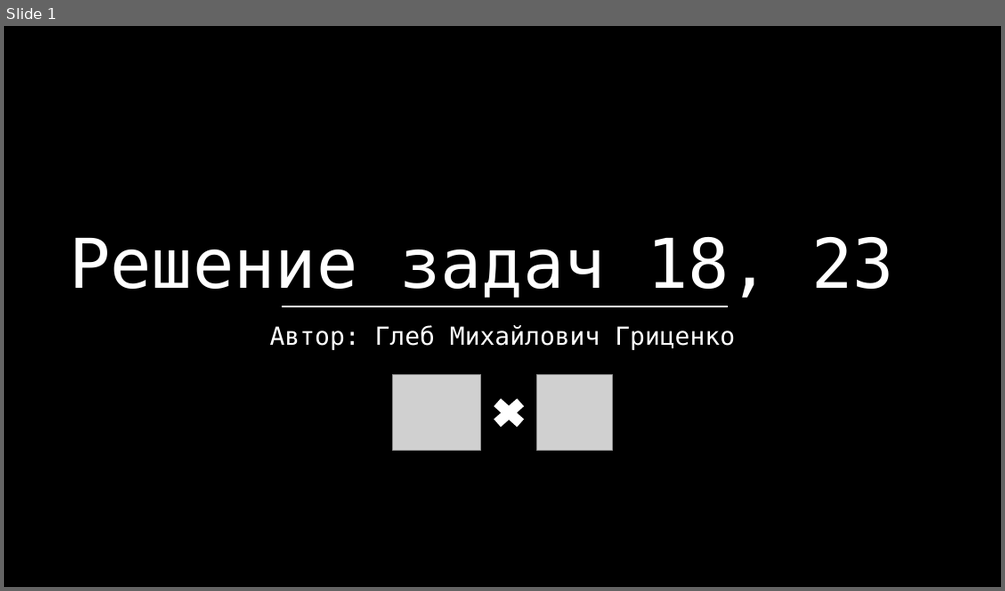
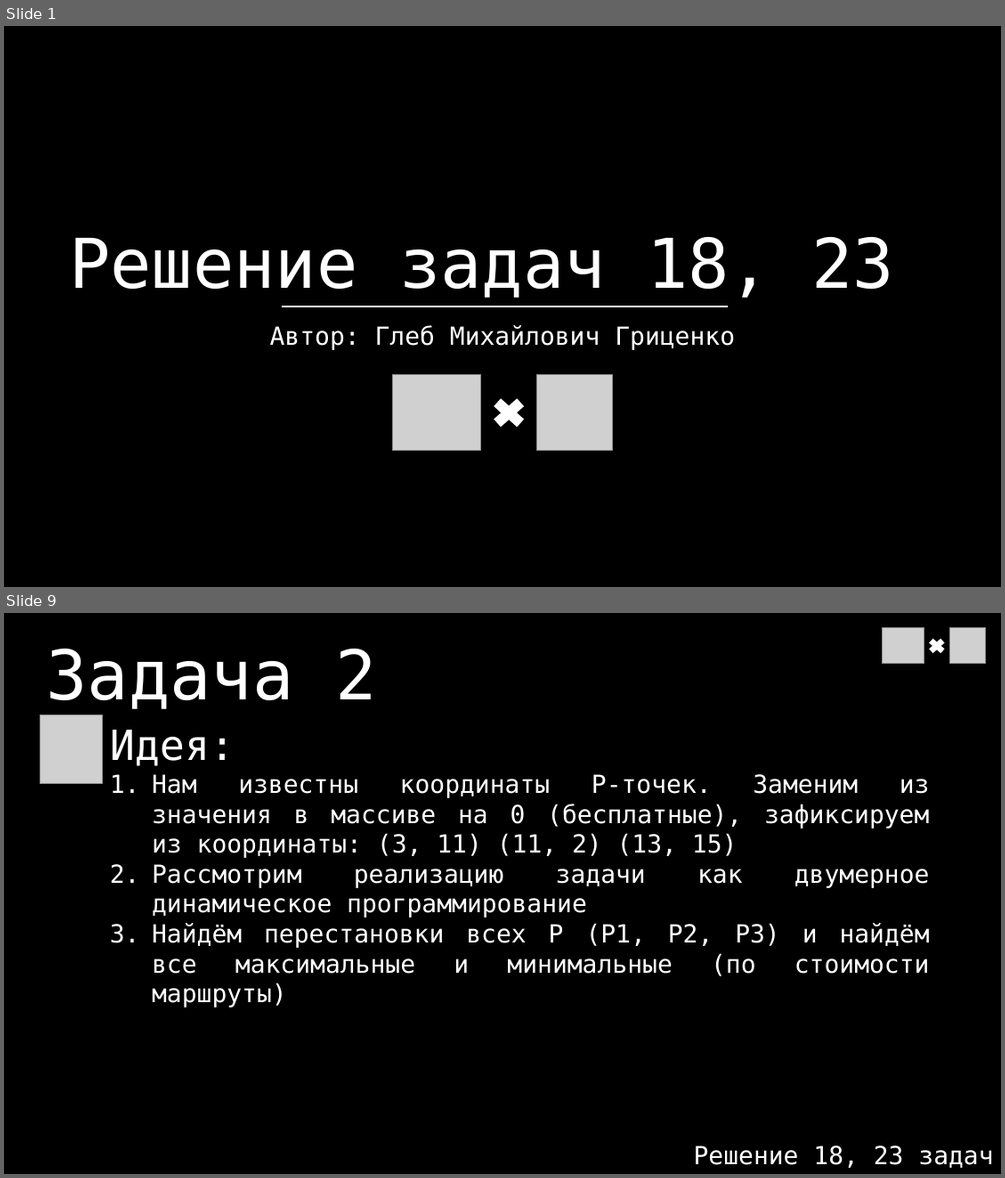
Before and after one commit to glebocrew/TI_1, a slide deck: Presentation.pptx. Shown one above the other, each under a label of ours: slide 1 before the commit, slides 1 and 9 after it; the slides between them are not shown. The pictures are 1005x591 and 1005x1178 pixels, drawn with LibreOffice and Linux fonts; fonts in the diff are those of the drawing; grey boxes stand for pictures. Boxes give left, top, right and bottom in pixels: in the first picture for what was removed or moved away, otherwise in the second. Text is boxed around its words. In the diff, an @@ line names an element or a change of style, - is before the commit and + after.

```diff
--- a/Presentation.pptx
+++ b/Presentation.pptx
@@ slide 9 added at (x1=4, y1=613, x2=1001, y2=1174), background #000000 @@
@@ picture added at (x1=882, y1=628, x2=923, y2=664) @@
@@ cross added at (x1=927, y1=637, x2=947, y2=655), fill #FFFFFF, outline #FFFFFF 1.5 pt @@
@@ picture added at (x1=950, y1=628, x2=986, y2=664) @@
@@ text added at (x1=47, y1=649, x2=376, y2=709), 66 pt, text #FFFFFF @@
+Задача 2
@@ picture added at (x1=40, y1=714, x2=102, y2=784) @@
@@ text added at (x1=110, y1=730, x2=930, y2=976), 24 pt, text #FFFFFF @@
+Идея:
+1. Нам известны координаты P-точек. Заменим из значения в массиве на 0 (бесплатные), зафиксируем из координаты: (3, 11) (11, 2) (13, 15)
+2. Рассмотрим реализацию задачи как двумерное динамическое программирование
+3. Найдём перестановки всех P (P1, P2, P3) и найдём все максимальные и минимальные (по стоимости маршруты)
@@ text added at (x1=694, y1=1145, x2=993, y2=1167), 24 pt, text #FFFFFF @@
+Решение 18, 23 задач
```
Also in this commit, not shown: 2 slides changed, 7 other slides added, 1 other file.
